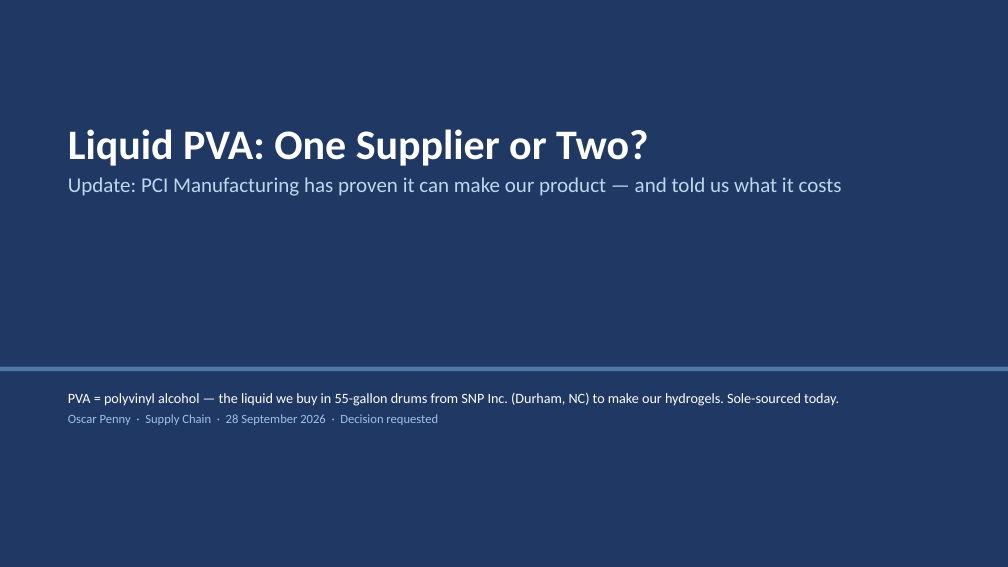
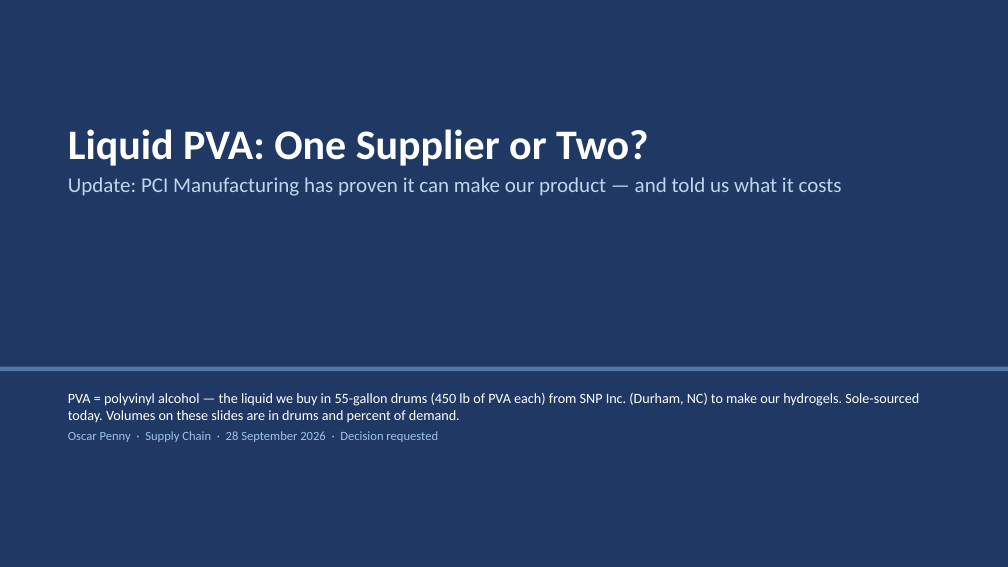
Before and after one commit to naviero1/Claude-Works, a slide deck: slide 1 of PVA second supplier initiative/PVA_Second_Supplier_Leadership_Deck.pptx. Drawn at 1008x567 pixels with LibreOffice and Linux fonts; fonts in the diff are those of the drawing. Boxes give left, top, right and bottom in pixels: in the first picture for what was removed or moved away, otherwise in the second. Text is boxed around its words. In the diff, an @@ line names an element or a change of style, - is before the commit and + after.

```diff
--- a/PVA second supplier initiative/PVA_Second_Supplier_Leadership_Deck.pptx
+++ b/PVA second supplier initiative/PVA_Second_Supplier_Leadership_Deck.pptx
@@ text at (68, 393, 919, 423): text changed @@
-PVA = polyvinyl alcohol — the liquid we buy in 55-gallon drums from SNP Inc. (Durham, NC) to make our hydrogels. Sole-sourced today.
+PVA = polyvinyl alcohol — the liquid we buy in 55-gallon drums (450 lb of PVA each) from SNP Inc. (Durham, NC) to make our hydrogels. Sole-sourced today. Volumes on these slides are in drums and percent of demand.
```
Also in this commit, not shown: 4 other slides changed, 4 other files.
